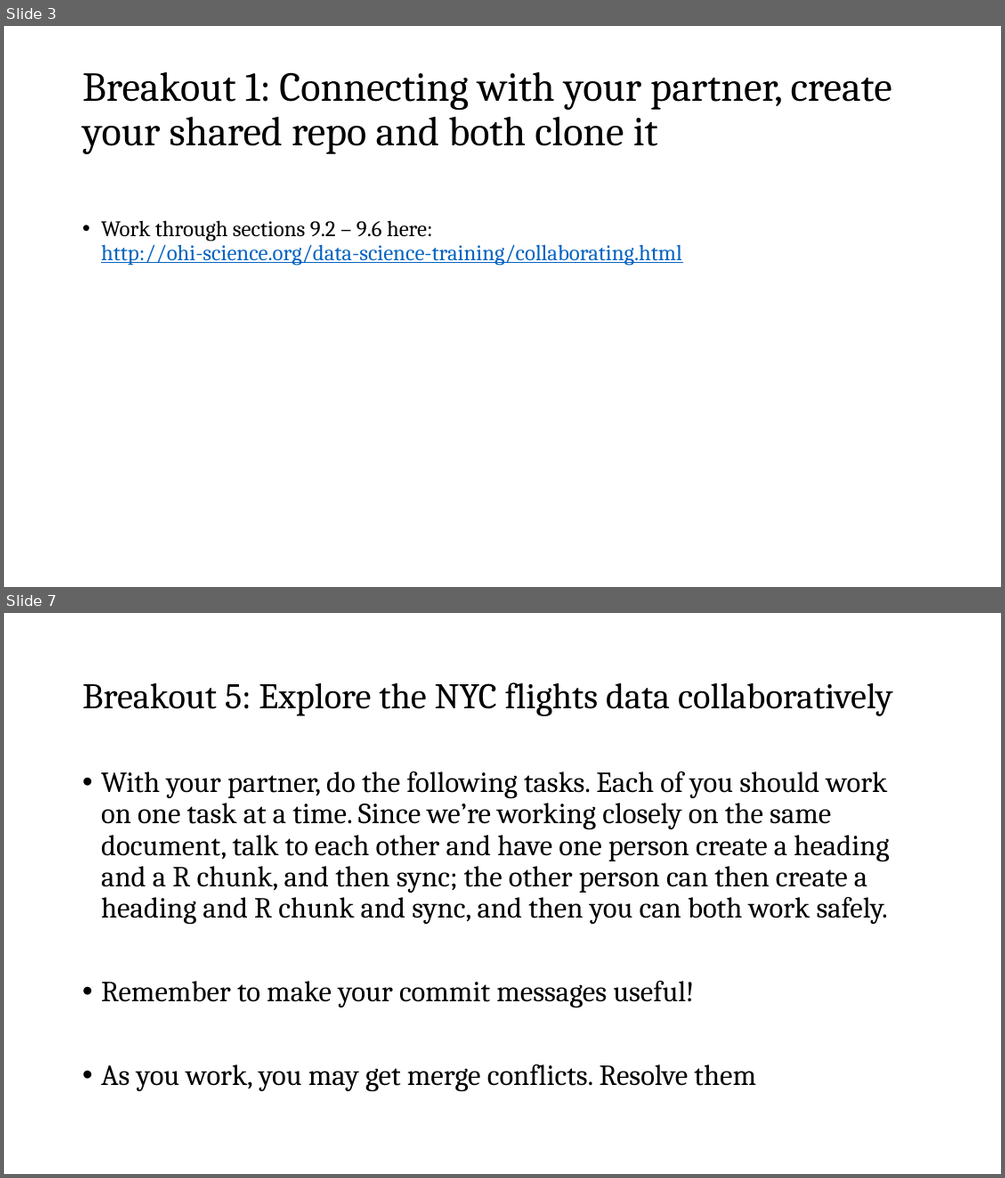
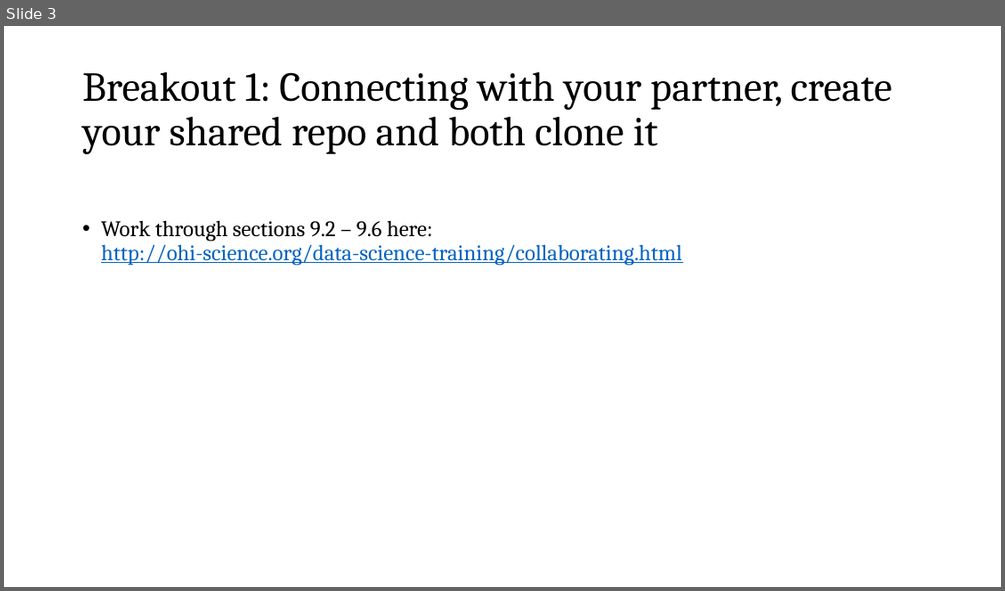
Before and after one commit to nt246/NTRES6940-data-science, a slide deck: slides/Slides_class11.pptx. Shown one above the other, each under a label of ours: slides 3 and 7 before the commit, slide 3 after it; the slides between them are not shown. The pictures are 1005x1178 and 1005x591 pixels, drawn with LibreOffice and Linux fonts; fonts in the diff are those of the drawing. Boxes give left, top, right and bottom in pixels: in the first picture for what was removed or moved away, otherwise in the second. Text is boxed around its words. In the diff, an @@ line names an element or a change of style, - is before the commit and + after.

```diff
--- a/slides/Slides_class11.pptx
+++ b/slides/Slides_class11.pptx
@@ slide 7 removed at (x1=4, y1=613, x2=1001, y2=1174), background #FFFFFF @@
@@ title removed at (x1=82, y1=682, x2=892, y2=716) @@
-Breakout 5: Explore the NYC flights data collaboratively
@@ text removed at (x1=101, y1=771, x2=889, y2=1091) @@
-• With your partner, do the following tasks. Each of you should work on one task at a time. Since we’re working closely on the same document, talk to each other and have one person create a heading and a R chunk, and then sync; the other person can then create a heading and R chunk and sync, and then you can both work safely.
-• Remember to make your commit messages useful!
-• As you work, you may get merge conflicts. Resolve them
```
Also in this commit, not shown: 11 slides added, 5 other slides removed, 2 other files.
